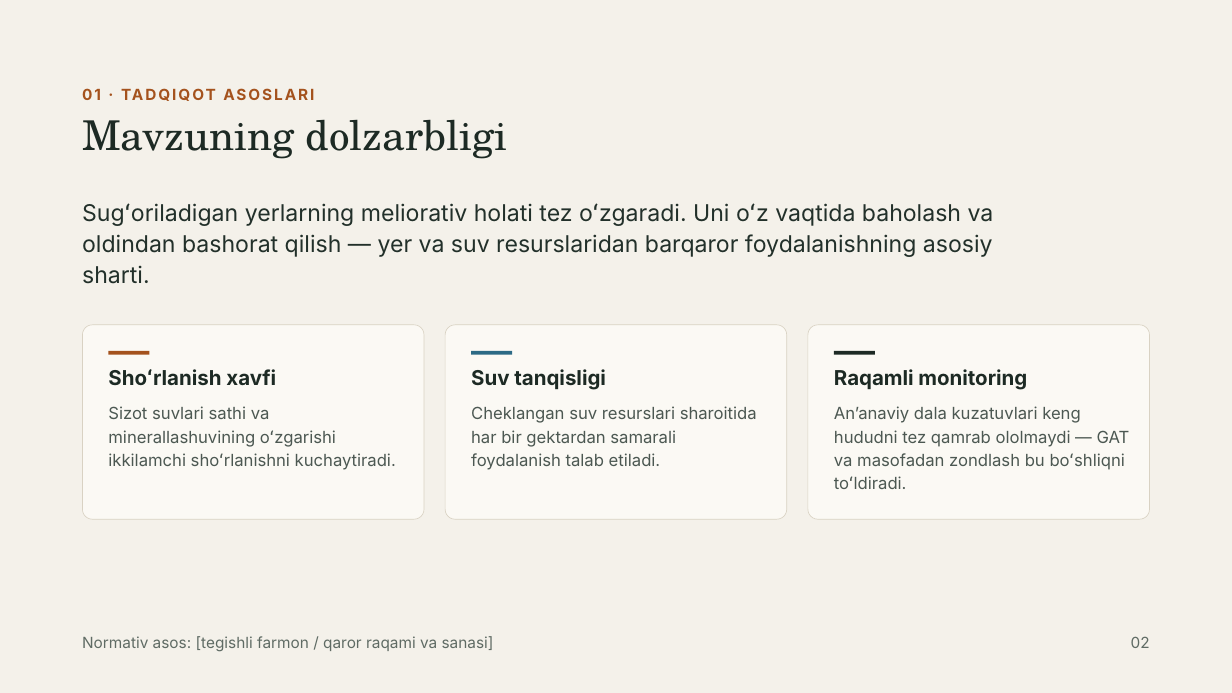
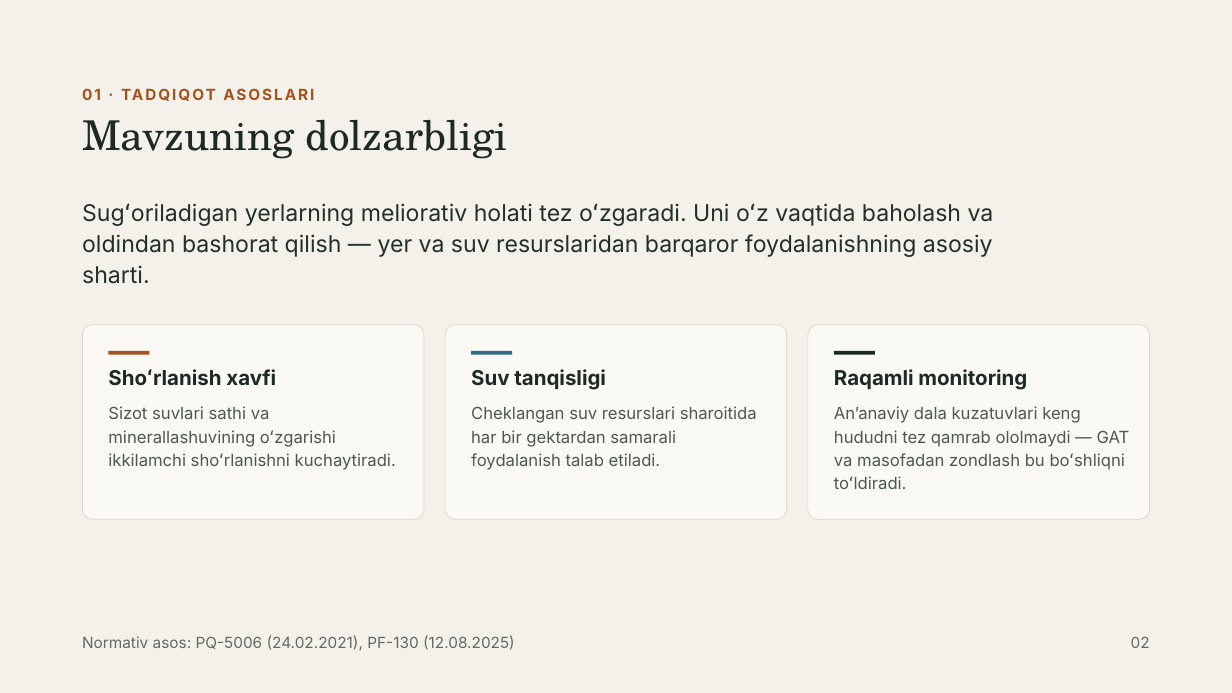
Before and after one commit to Rasuljon007/mirzohid-loyiha, a slide deck: slide 2 of Garbiy_Farg_ona_tuproqlari_GAT_asosida_bashoratlash.pptx. Drawn at 1232x693 pixels with LibreOffice and Linux fonts; fonts in the diff are those of the drawing. Boxes give left, top, right and bottom in pixels: in the first picture for what was removed or moved away, otherwise in the second. Text is boxed around its words. In the diff, an @@ line names an element or a change of style, - is before the commit and + after.

```diff
--- a/Garbiy_Farg_ona_tuproqlari_GAT_asosida_bashoratlash.pptx
+++ b/Garbiy_Farg_ona_tuproqlari_GAT_asosida_bashoratlash.pptx
@@ text at bbox=[82, 635, 515, 651]: text changed @@
-Normativ asos: [tegishli farmon / qaror raqami va sanasi]
+Normativ asos: PQ-5006 (24.02.2021), PF-130 (12.08.2025)
```
Also in this commit, not shown: 6 other slides changed, 2 slides added.
